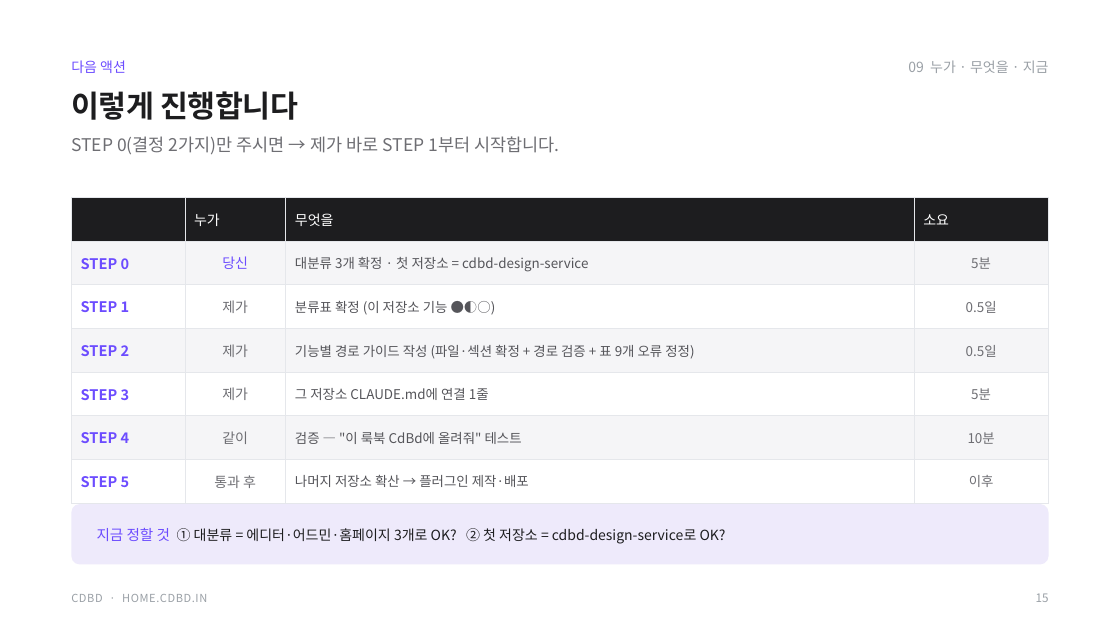
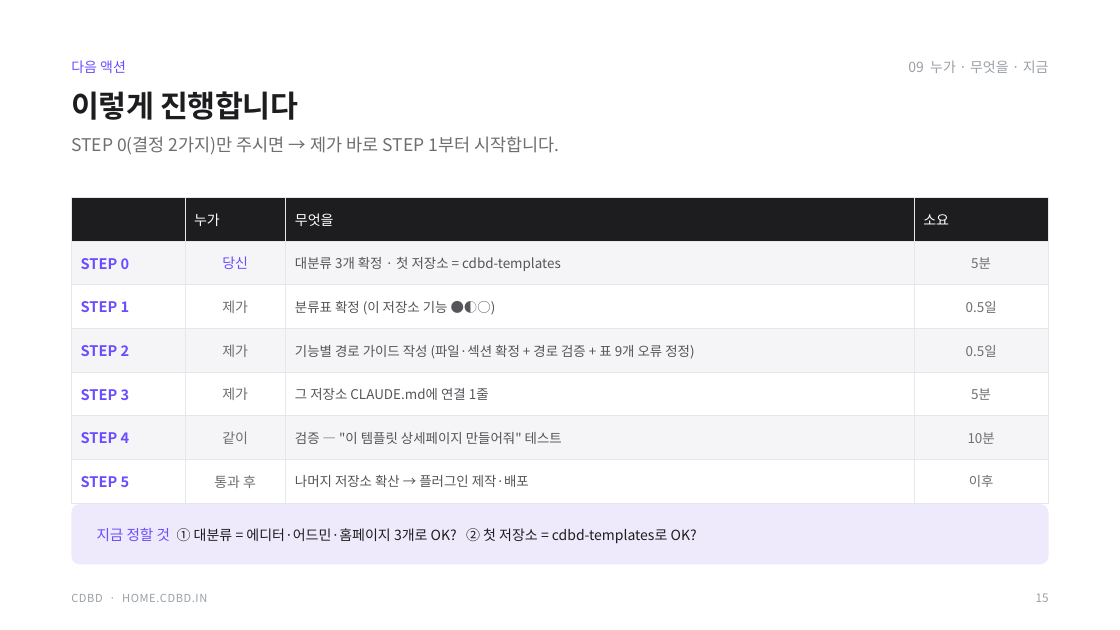
Before and after one commit to CdBd-in/design, a slide deck: slide 15 of _기능별 경로 가이드 — 실행 계획.pptx. Drawn at 1120x630 pixels with LibreOffice and Linux fonts; fonts in the diff are those of the drawing. Boxes give left, top, right and bottom in pixels: in the first picture for what was removed or moved away, otherwise in the second. Text is boxed around its words. In the diff, an @@ line names an element or a change of style, - is before the commit and + after.

```diff
--- a/_기능별 경로 가이드 — 실행 계획.pptx
+++ b/_기능별 경로 가이드 — 실행 계획.pptx
@@ table at box(71, 197, 1049, 492) @@
-row 2, column 3: 대분류 3개 확정 · 첫 저장소 = cdbd-design-service
+row 2, column 3: 대분류 3개 확정 · 첫 저장소 = cdbd-templates
@@ row 6, column 3: "검증 — "이 룩북 CdBd에 올려줘" 테스트" to "검증 — "이 템플릿 상세페이지 만들어줘" 테스트" @@
@@ text at box(97, 528, 697, 544): text changed @@
-지금 정할 것 ① 대분류 = 에디터·어드민·홈페이지 3개로 OK? ② 첫 저장소 = cdbd-design-service로 OK?
+지금 정할 것 ① 대분류 = 에디터·어드민·홈페이지 3개로 OK? ② 첫 저장소 = cdbd-templates로 OK?
```
Also in this commit, not shown: 3 other slides changed, 1 other file.
